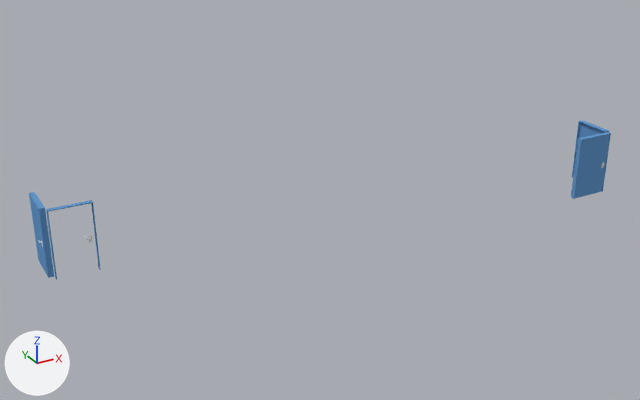
One commit to the Blender file Assets/Models/St_Dach_doors.blend: the scene before it, then after it.
Rendered twice from a 50 mm lens placed at (-4.95, -19.38, 14.27), pointed at (6.67, 1.75, 3.71). The lights are fixed; the arrows at lower left show +X, +Y and +Z. The same objects are shown in both versions, whatever each file hides.

The scene before the commit, as lines of its bpy script (objects in view):
```python
ob_dach_door_right = bpy.data.objects.new('dach_door.right', me_cube_1289)
ob_dach_door_right.parent = ob_door_frame_022
ob_dach_door_right.location = (14.71, -0.464, 3.92)
ob_door_frame_021 = bpy.data.objects.new('door_frame.021', me_cube_1284)
ob_door_frame_021.location = (-1.17, 2.89, 3.93)
ob_door_henkel_022 = bpy.data.objects.new('door_henkel.022', me_cube_1283)
ob_door_henkel_022.parent = ob_dach_door_left
ob_door_henkel_022.location = (-0.132, 2.127, 3.915)
ob_door_keyhole_017 = bpy.data.objects.new('door_keyhole.017', me_cube_1282)
ob_door_keyhole_017.parent = ob_dach_door_left
ob_door_keyhole_017.location = (-0.0773, 2.127, 3.871)
# also in view: 'room_door.021' at (-1.23, 2.89, 3.91)
```
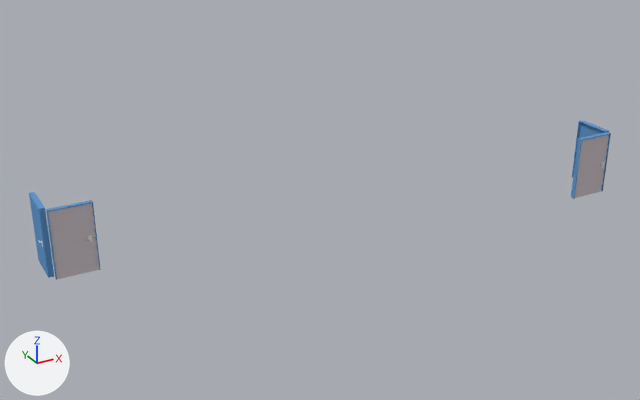
Diff of the bpy script that builds the scene:
```diff
--- a/Assets/Models/St_Dach_doors.blend.py
+++ b/Assets/Models/St_Dach_doors.blend.py
@@ me_cube_1289 @@
 me_cube_1289.from_pydata(...)  # 8 vertices, 6 faces; spans x 0.0..1.21, y -0.03..0.03, z -1.0..0.97
 # used by ob_dach_door_right; parent = ob_door_frame_022; location = (14.71, -0.464, 3.92)
-me_cube_1289.vertices[0].co = (1.21, 0.03, -1.0)
-me_cube_1289.vertices[1].co = (1.21, 0.03, 0.97)
-me_cube_1289.vertices[2].co = (1.21, -0.03, -1.0)
-me_cube_1289.vertices[3].co = (1.21, -0.03, 0.97)
-me_cube_1289.vertices[4].co = (0.0, 0.03, -1.0)
-me_cube_1289.vertices[5].co = (0.0, 0.03, 0.97)
-me_cube_1289.vertices[6].co = (0.0, -0.03, -1.0)
-me_cube_1289.vertices[7].co = (0.0, -0.03, 0.97)
-me_cube_1289.materials.append(mat_door_frame_mat)  # blue #659ace
+# me_cube_1289 part 1
+me_cube_1289.vertices[0].co = (1.21, 0.01, -1.0)  # pixel (601, 191)
+me_cube_1289.vertices[1].co = (1.21, 0.04, -0.73)  # pixel (601, 183)
+me_cube_1289.vertices[2].co = (1.21, -0.01, -1.0)  # pixel (601, 191)
+me_cube_1289.vertices[3].co = (1.21, 0.01, -0.73)  # pixel (602, 183)
+me_cube_1289.vertices[4].co = (0.0, 0.01, -1.0)  # pixel (573, 198)
+me_cube_1289.vertices[5].co = (0.0, 0.04, -0.73)  # pixel (573, 190)
+me_cube_1289.vertices[6].co = (0.0, -0.01, -1.0)  # pixel (573, 198)
+me_cube_1289.vertices[7].co = (0.0, 0.01, -0.73)  # pixel (574, 190)
+me_cube_1289.materials.append(mat_door_glass)  # light grey #cec4c9
@@ me_cube_000 @@
+me_cube_000.from_pydata([(1.139, 0.012, -1.001), (1.139, 0.038, -0.73), (1.139, -0.012, -1.001), (1.139, 0.014, -0.73), (-0.003, 0.012, -1.001), (-0.003, 0.038, -0.73), (-0.003, -0.012, -1.001), (-0.003, 0.014, -0.73)], [], [(1, 3, 2, 0), (3, 7, 6, 2), (7, 5, 4, 6), (5, 1, 0, 4), (0, 2, 6, 4), (5, 7, 3, 1)])
+me_cube_000.materials.append(mat_door_glass)  # light grey #cec4c9
@@ ob_dach_door_right @@
 ob_dach_door_right.location = (14.71, -0.464, 3.92)
+_m = ob_dach_door_right.modifiers.new('Array', 'ARRAY')
+_m.count = 8
+_m.constant_offset_displace = (0.0, 0.0, 0.0)
+_m.relative_offset_displace = (0.0, 0.0, 0.9)
@@ ob_door_keyhole_017 @@
 ob_door_keyhole_017 = bpy.data.objects.new('door_keyhole.017', me_cube_1282)
-ob_door_keyhole_017.parent = ob_dach_door_left
-ob_door_keyhole_017.matrix_parent_inverse = Matrix(((1.0, 0.0, 0.0, 1.075), (0.0, 1.0, 0.0, -2.128), (0.0, 0.0, 1.0, -3.92), (0.0, 0.0, 0.0, 1.0)))
+ob_door_keyhole_017.parent = ob_dach_door_right_001
+ob_door_keyhole_017.matrix_parent_inverse = Matrix(((1.0, 0.0, 0.0, 1.071), (0.0, 1.0, 0.0, -2.105), (0.0, 0.0, 1.0, -3.92), (0.0, 0.0, 0.0, 1.0)))
 ob_door_keyhole_017.location = (-0.0773, 2.127, 3.871)
@@ ob_door_henkel_022 @@
 ob_door_henkel_022 = bpy.data.objects.new('door_henkel.022', me_cube_1283)
-ob_door_henkel_022.parent = ob_dach_door_left
-ob_door_henkel_022.matrix_parent_inverse = Matrix(((1.0, 0.0, 0.0, 1.075), (0.0, 1.0, 0.0, -2.128), (0.0, 0.0, 1.0, -3.92), (0.0, 0.0, 0.0, 1.0)))
+ob_door_henkel_022.parent = ob_dach_door_right_001
+ob_door_henkel_022.matrix_parent_inverse = Matrix(((1.0, 0.0, 0.0, 1.071), (0.0, 1.0, 0.0, -2.105), (0.0, 0.0, 1.0, -3.92), (0.0, 0.0, 0.0, 1.0)))
 ob_door_henkel_022.location = (-0.132, 2.127, 3.915)
@@ ob_dach_door_right_001 @@
+ob_dach_door_right_001 = bpy.data.objects.new('dach_door.right.001', me_cube_000)  # modifiers ARRAY
+ob_dach_door_right_001.parent = ob_door_frame_022
+ob_dach_door_right_001.location = (-1.071, 2.105, 3.92)
```

Pixel boxes (x1, y1, x2, y2) of what changed, in the pictures (640 x 400 px):
'dach_door.right.001', added: after (48, 203, 100, 279)
'dach_door.right', recoloured, reshaped, modifiers changed: before (575, 134, 610, 198); after (575, 135, 609, 198)
'door_keyhole.017', moved: before (88, 235, 93, 242); after (89, 236, 93, 242)
